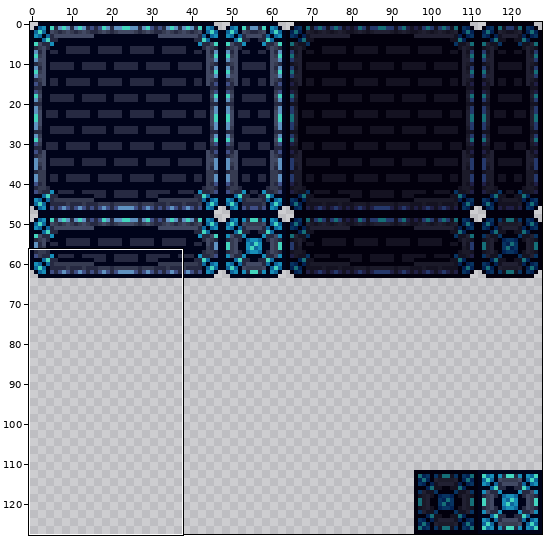
A sprite sheet gets an edit: Terrain/Tilesets/SeaTowerTileset.png. Above: a wide view before the commit, with the close-up outlined.
Close-up. The starting point:
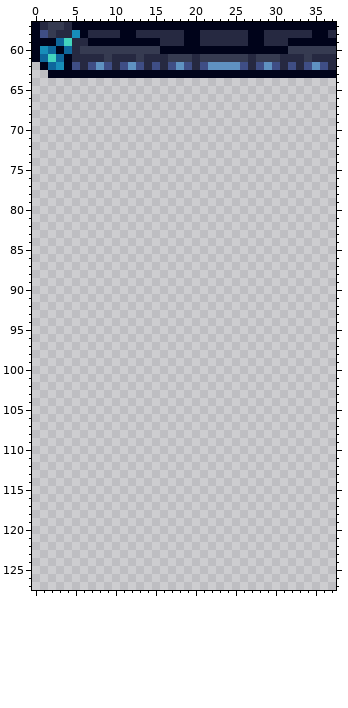
The file is 128x128 pixels. Shown: x 0..37, y 57..127. The commit also changed other parts of the picture, which this record leaves out.
The result:
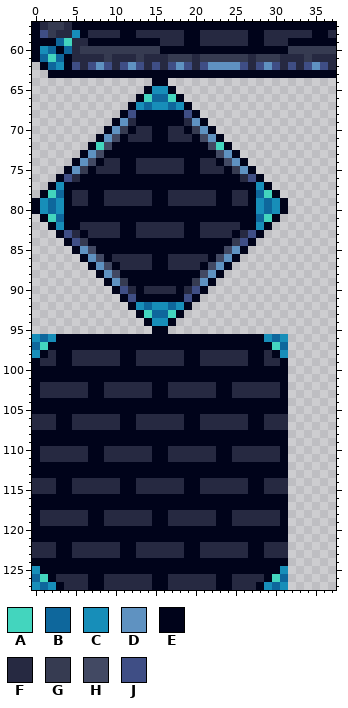
Palette (. is transparent): A #43d5be  B #0e679c  C #178eb9  D #5f92c1  E #00031a  F #262941  G #363b51  H #424963  J #3f4e85
Edits made:
Changed rows in their new state; - is an unchanged pixel.
first column x 0:
 64 ---------------EE---------------
 65 --------------ECCE--------------
 66 -------------EABBAE-------------
 67 ------------ECBCCBCE------------
 68 -----------EJEEEEEEJE-----------
 69 ----------EDFEEEEEEFDE----------
 70 ---------EDGEFFEEFFEGDE---------
 71 --------EDHEFFFEEFFFEHDE--------
 72 -------EAHEEEEEEEEEEEEHAE-------
 73 ------EDHEEEEEEEEEEEEEEHDE------
 74 -----EDHEFFEEFFFFFFEEFFEHDE-----
 75 ----EDGEFFFEEFFFFFFEEFFFEGDE----
 76 ---EJFEEEEEEEEEEEEEEEEEEEEFJE---
 77 --ECEEEEEEEEEEEEEEEEEEEEEEEECE--
 78 -EABEFFEEFFFFFFEEFFFFFFEEFFEBAE-
 79 ECBCEFFEEFFFFFFEEFFFFFFEEFFECBCE
 80 ECBCEEEEEEEEEEEEEEEEEEEEEEEECBCE
 81 -EABEEEEEEEEEEEEEEEEEEEEEEEEBAE-
 82 --ECEEFFFFFEEFFFFFFEEFFFFFEECE--
 83 ---EJFEFFFFEEFFFFFFEEFFFFEFJE---
 84 ----EJGEEEEEEEEEEEEEEEEEEGJE----
 85 -----EDHEEEEEEEEEEEEEEEEHDE-----
 86 ------EDHEFFFFFEEFFFFFEHDE------
 87 -------EDHEFFFFEEFFFFEHDE-------
 88 --------EDHEEEEEEEEEEHDE--------
 89 ---------EDGEEEEEEEEGDE---------
 90 ----------EJFEFFFFEFJE----------
 91 -----------EJEEEEEEJE-----------
 92 ------------ECBCCBCE------------
 93 -------------EABBAE-------------
 94 --------------ECCE--------------
 95 ---------------EE---------------
 96 CBCEEEEEEEEEEEEEEEEEEEEEEEEEECBC
 97 BAEEEEEEEEEEEEEEEEEEEEEEEEEEEEAB
 98 CEFEEFFFFFFEEFFFFFFEEFFFFFFEEFEC
 99 EFFEEFFFFFFEEFFFFFFEEFFFFFFEEFFE
100 EEEEEEEEEEEEEEEEEEEEEEEEEEEEEEEE
101 EEEEEEEEEEEEEEEEEEEEEEEEEEEEEEEE
102 EFFFFFFEEFFFFFFEEFFFFFFEEFFFFFFE
103 EFFFFFFEEFFFFFFEEFFFFFFEEFFFFFFE
104 EEEEEEEEEEEEEEEEEEEEEEEEEEEEEEEE
105 EEEEEEEEEEEEEEEEEEEEEEEEEEEEEEEE
106 FFFEEFFFFFFEEFFFFFFEEFFFFFFEEFFF
107 FFFEEFFFFFFEEFFFFFFEEFFFFFFEEFFF
108 EEEEEEEEEEEEEEEEEEEEEEEEEEEEEEEE
109 EEEEEEEEEEEEEEEEEEEEEEEEEEEEEEEE
110 EFFFFFFEEFFFFFFEEFFFFFFEEFFFFFFE
111 EFFFFFFEEFFFFFFEEFFFFFFEEFFFFFFE
112 EEEEEEEEEEEEEEEEEEEEEEEEEEEEEEEE
113 EEEEEEEEEEEEEEEEEEEEEEEEEEEEEEEE
114 FFFEEFFFFFFEEFFFFFFEEFFFFFFEEFFF
115 FFFEEFFFFFFEEFFFFFFEEFFFFFFEEFFF
116 EEEEEEEEEEEEEEEEEEEEEEEEEEEEEEEE
117 EEEEEEEEEEEEEEEEEEEEEEEEEEEEEEEE
118 EFFFFFFEEFFFFFFEEFFFFFFEEFFFFFFE
119 EFFFFFFEEFFFFFFEEFFFFFFEEFFFFFFE
120 EEEEEEEEEEEEEEEEEEEEEEEEEEEEEEEE
121 EEEEEEEEEEEEEEEEEEEEEEEEEEEEEEEE
122 FFFEEFFFFFFEEFFFFFFEEFFFFFFEEFFF
123 FFFEEFFFFFFEEFFFFFFEEFFFFFFEEFFF
124 EEEEEEEEEEEEEEEEEEEEEEEEEEEEEEEE
125 CEEEEEEEEEEEEEEEEEEEEEEEEEEEEEEC
126 BAEFFFFEEFFFFFFEEFFFFFFEEFFFFEAB
127 CBCEFFFEEFFFFFFEEFFFFFFEEFFFECBC
Pixel boxes of the changes (left, top, right, bottom) in both close-ups:
added: (32, 78, 288, 590)
